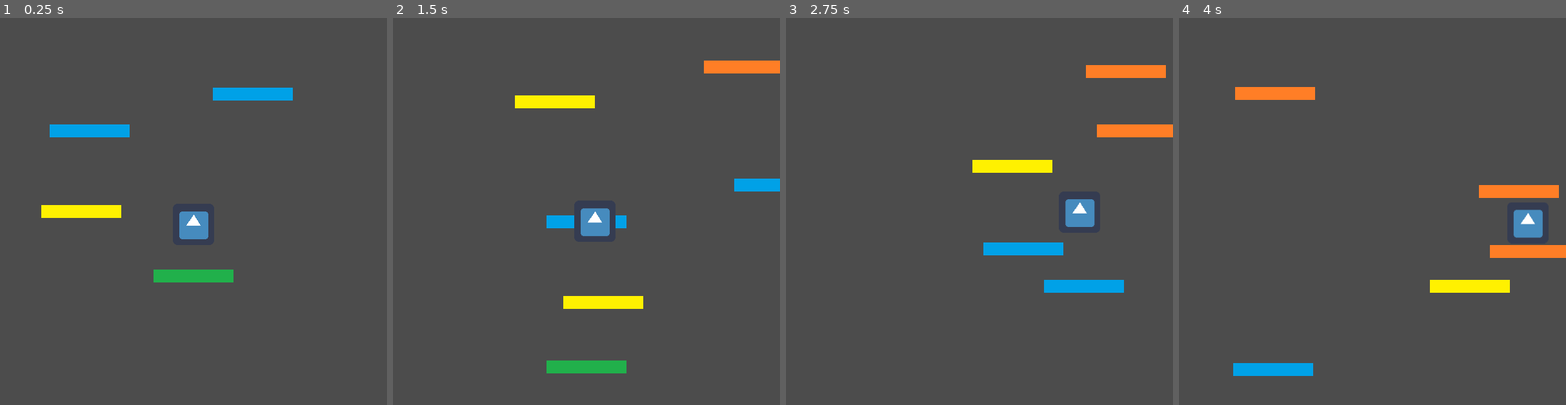
Above: before the commit, frames 1-4 (left to right).
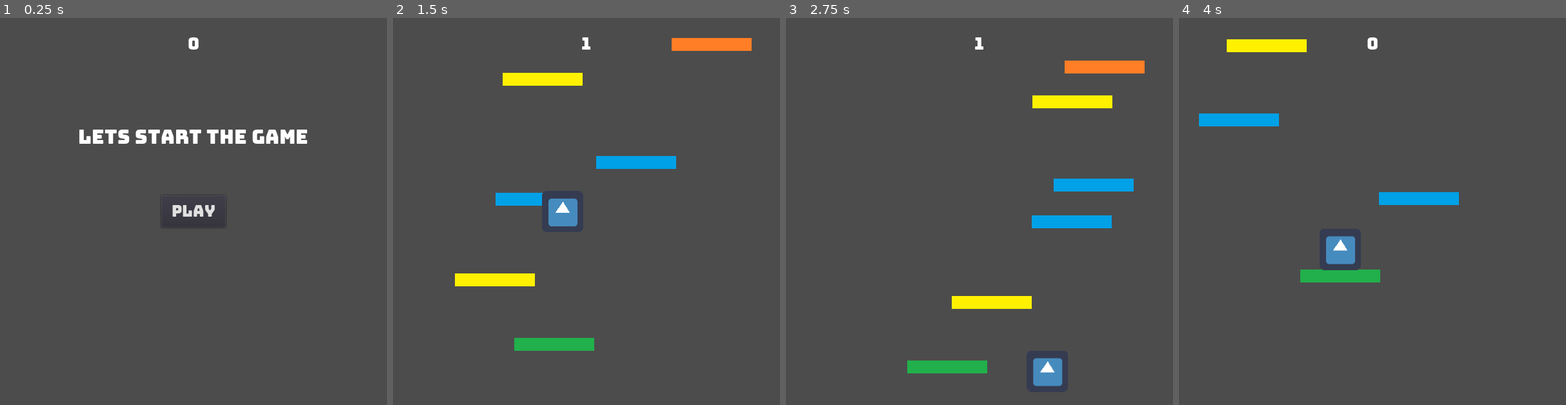
Above: after the commit, the same moments.

Repository: michalflog/ExampleGame
Game: Godot game, scene res://Main.tscn
Two runs of this game, one before a commit and one after it. Both use one fixed random seed, a clock stepped at 60 frames per second and the inputs below. Before the commit the project has no main scene; this scene is started directly in both runs. The engine's default icon, where the game draws it, is replaced by a stand-in: a white triangle on a blue panel in a dark square.
Inputs (mouse positions are in pixels of both pictures, inside the frame that each line leads up to):
- Up to frame 1 (0.25 s): no input
- Up to frame 2 (1.5 s): click (586, 211) at 0.5 s, where only the run after the commit has a clickable "PLAY"; hold Right (ui_right) from 1.28 s (still down)
- Up to frame 3 (2.75 s): release Right (ui_right) at 2.03 s; hold Left (ui_left) from 2.03 s (still down)
- Up to frame 4 (4 s): release Left (ui_left) at 2.78 s; hold Right (ui_right) 2.78-3.5 s; click (1372, 211) at 3.5 s, where only the run after the commit has a clickable "PLAY"

The runs differ from the first frame. In frame 1, 4.7% of the frame differs, in the area x 10-80%, y 5-69%; in frame 2, 8.2%, in the area x 16-100%, y 5-92%; in frame 3, 7.8%; in frame 4, 7.3%.

Commit message:
add hud
alsow add build

Diff:
--- /dev/null
+++ b/HUD.gd
@@ -0,0 +1,22 @@
+extends CanvasLayer
+
+signal start_game
+
+# Declare member variables here. Examples:
+# var a = 2
+# var b = "text"
+
+# Called when the node enters the scene tree for the first time.
+func _ready():
+	pass # Replace with function body.
+
+# Called every frame. 'delta' is the elapsed time since the previous frame.
+#func _process(delta):
+#	pass
+
+
+func _on_Button_pressed():
+	$Button.hide()
+	$MesegeLabel.hide()
+	emit_signal("start_game")
+	pass # Replace with function body.
--- /dev/null
+++ b/HUD.tscn
@@ -0,0 +1,47 @@
+[gd_scene load_steps=6 format=2]
+
+[ext_resource path="res://HUD.gd" type="Script" id=1]
+[ext_resource path="res://Bungee-Regular.ttf" type="DynamicFontData" id=2]
+
+[sub_resource type="DynamicFont" id=1]
+size = 25
+font_data = ExtResource( 2 )
+
+[sub_resource type="DynamicFont" id=2]
+size = 30
+font_data = ExtResource( 2 )
+
+[sub_resource type="DynamicFont" id=3]
+size = 24
+font_data = ExtResource( 2 )
+
+[node name="HUD" type="CanvasLayer"]
+script = ExtResource( 1 )
+
+[node name="ScoreLabel" type="Label" parent="."]
+margin_top = 20.0
+margin_right = 600.0
+margin_bottom = 60.0
+custom_fonts/font = SubResource( 1 )
+text = "0"
+align = 1
+valign = 1
+
+[node name="MesegeLabel" type="Label" parent="."]
+margin_left = 100.0
+margin_top = 150.0
+margin_right = 500.0
+margin_bottom = 220.0
+custom_fonts/font = SubResource( 2 )
+text = "Lets start the game"
+align = 1
+valign = 1
+
+[node name="Button" type="Button" parent="."]
+margin_left = 250.0
+margin_top = 275.0
+margin_right = 350.0
+margin_bottom = 325.0
+custom_fonts/font = SubResource( 3 )
+text = "PLAY"
+[connection signal="pressed" from="Button" to="." method="_on_Button_pressed"]
--- a/Main.gd
+++ b/Main.gd
@@ -5,40 +5,48 @@
 # var b = "text"
 export var platforms_min_gap = 50
 export var platforms_max_gap = 190
+export (PackedScene) var Player
 export (PackedScene) var Platform
 export (PackedScene) var MovingPlatform
 export (PackedScene) var CrackingPlatform
 export (PackedScene) var MovingCrackingPlatform
 
 var screen_size
+var start_camera_position
 
 # Called when the node enters the scene tree for the first time.
 func _ready():
+	randomize()
+
 	screen_size = get_viewport_rect().size
-	$Camera2D.position.x = screen_size.x/2
-	$Camera2D.position.y = $Player.position.y
+
+	$HUD.connect("start_game", $".", "_on_start_game")
 
 	pass # Replace with function body.
 
 # Called every frame. 'delta' is the elapsed time since the previous frame.
 func _process(delta):
-	if $Player.position.y < $Camera2D.position.y:
-		$Camera2D.position.y = $Player.position.y
+	if $".".has_node("Player"):
+		if $Player.position.y < $Camera2D.position.y:
+			$Camera2D.position.y = $Player.position.y
+			update_score(int(start_camera_position - $Camera2D.position.y) / 100)
 
-	if $Player.position.y - $Camera2D.position.y > screen_size.y:
-		restart_game()
+		if $Player.position.y - $Camera2D.position.y > screen_size.y:
+			$Player.queue_free()
+			show_hud()
 
-	var platforms = get_tree().get_nodes_in_group("platform")
-	var highest_platform_y = platforms[0].position.y
-	for x in platforms:
-		if x.position.y < highest_platform_y:
-			highest_platform_y = x.position.y
+		var platforms = get_tree().get_nodes_in_group("platform")
+		var highest_platform_y = platforms[0].position.y
+		for x in platforms:
+			if x.position.y < highest_platform_y:
+				highest_platform_y = x.position.y
 
-		if x.position.y > $Camera2D.position.y + screen_size.y/2:
-			x.queue_free()
+			if x.position.y > $Camera2D.position.y + screen_size.y/2 + 50:
+				x.queue_free()
 
-	if $Camera2D.position.y - highest_platform_y < screen_size.y:
-		add_platform()
+		if $Camera2D.position.y - highest_platform_y < screen_size.y:
+			add_platform()
+		pass
 	pass
 
 func add_platform():
@@ -67,7 +75,9 @@
 
 	pass
 
-func restart_game():
+func _on_start_game():
+	update_score(0)
+
 	var platforms = get_tree().get_nodes_in_group("platform")
 	for x in platforms:
 		x.queue_free()
@@ -77,10 +87,26 @@
 	platform.position.y = screen_size.y/2 + 100
 	add_child(platform)
 
-	$Player.position.x = screen_size.x/2
-	$Player.position.y = screen_size.y/2
+	var player = Player.instance()
+	player.position.x = screen_size.x/2
+	player.position.y = screen_size.y/2
+	add_child(player)
 
-	$Camera2D.position.x = $Player.position.x
+	$Camera2D.position.x = 350
 	$Camera2D.position.y = $Player.position.y
 
+	start_camera_position = $Camera2D.position.y
+
+	print_debug($Camera2D.position.x)
+
 	pass
+
+func show_hud():
+	$HUD/Button.show()
+	$HUD/MesegeLabel.show()
+	$HUD/MesegeLabel.text = "You fallen"
+	pass
+
+func update_score(var score):
+	$HUD/ScoreLabel.text = String(score)
+	pass
--- a/Main.tscn
+++ b/Main.tscn
@@ -1,23 +1,22 @@
-[gd_scene load_steps=7 format=2]
+[gd_scene load_steps=8 format=2]
 
 [ext_resource path="res://Main.gd" type="Script" id=1]
-[ext_resource path="res://Platform.tscn" type="PackedScene" id=2]
-[ext_resource path="res://MovingPlatform.tscn" type="PackedScene" id=3]
-[ext_resource path="res://crackingPlatform.tscn" type="PackedScene" id=4]
-[ext_resource path="res://movingCrackingPlatform.tscn" type="PackedScene" id=5]
-[ext_resource path="res://Player.tscn" type="PackedScene" id=6]
+[ext_resource path="res://Player.tscn" type="PackedScene" id=2]
+[ext_resource path="res://Platform.tscn" type="PackedScene" id=3]
+[ext_resource path="res://MovingPlatform.tscn" type="PackedScene" id=4]
+[ext_resource path="res://crackingPlatform.tscn" type="PackedScene" id=5]
+[ext_resource path="res://movingCrackingPlatform.tscn" type="PackedScene" id=6]
+[ext_resource path="res://HUD.tscn" type="PackedScene" id=7]
 
 [node name="Main" type="Node2D"]
 script = ExtResource( 1 )
-Platform = ExtResource( 2 )
-MovingPlatform = ExtResource( 3 )
-CrackingPlatform = ExtResource( 4 )
-MovingCrackingPlatform = ExtResource( 5 )
+Player = ExtResource( 2 )
+Platform = ExtResource( 3 )
+MovingPlatform = ExtResource( 4 )
+CrackingPlatform = ExtResource( 5 )
+MovingCrackingPlatform = ExtResource( 6 )
 
-[node name="Platform" parent="." instance=ExtResource( 2 )]
-position = Vector2( 300, 400 )
-
-[node name="Player" parent="." instance=ExtResource( 6 )]
+[node name="HUD" parent="." instance=ExtResource( 7 )]
 
 [node name="Camera2D" type="Camera2D" parent="."]
 current = true
--- /dev/null
+++ b/Menu.tscn
@@ -0,0 +1,33 @@
+[gd_scene load_steps=4 format=2]
+
+[ext_resource path="res://Bungee-Regular.ttf" type="DynamicFontData" id=1]
+
+[sub_resource type="DynamicFont" id=1]
+size = 24
+font_data = ExtResource( 1 )
+
+[sub_resource type="DynamicFont" id=2]
+size = 30
+font_data = ExtResource( 1 )
+
+[node name="Menu" type="Control"]
+anchor_right = 1.0
+anchor_bottom = 1.0
+
+[node name="Button" type="Button" parent="."]
+margin_left = 250.0
+margin_top = 275.0
+margin_right = 350.0
+margin_bottom = 325.0
+custom_fonts/font = SubResource( 1 )
+text = "PLAY"
+
+[node name="Label" type="Label" parent="."]
+margin_left = 100.0
+margin_top = 60.0
+margin_right = 500.0
+margin_bottom = 260.0
+custom_fonts/font = SubResource( 2 )
+text = "Lets start the game"
+align = 1
+valign = 1
--- a/project.godot
+++ b/project.godot
@@ -16,6 +16,7 @@
 [application]
 
 config/name="ExampleGame"
+run/main_scene="res://Main.tscn"
 config/icon="res://icon.png"
 
 [display]
Binary file added: Bungee-Regular.ttf
Not shown, added: export_presets.cfg
Not shown, added: ExampleGame.exe
Not shown, added: ExampleGame.pck
